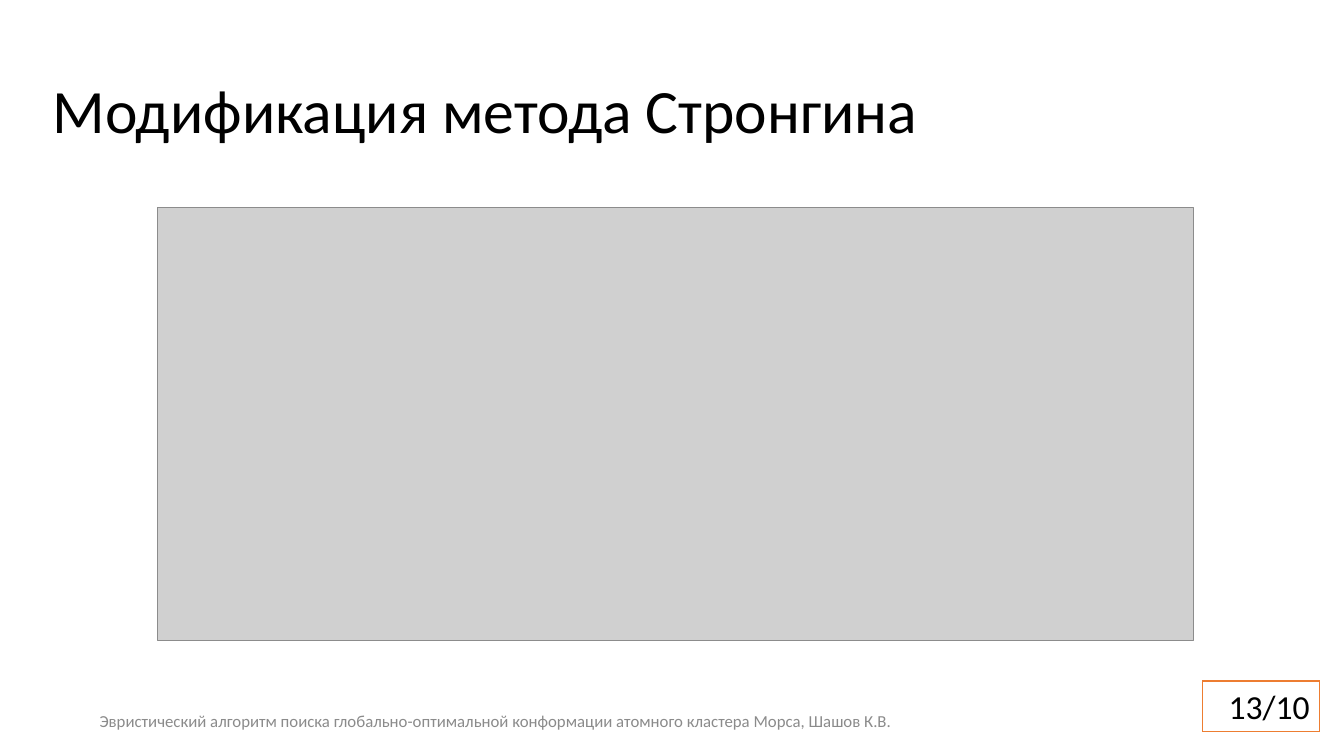
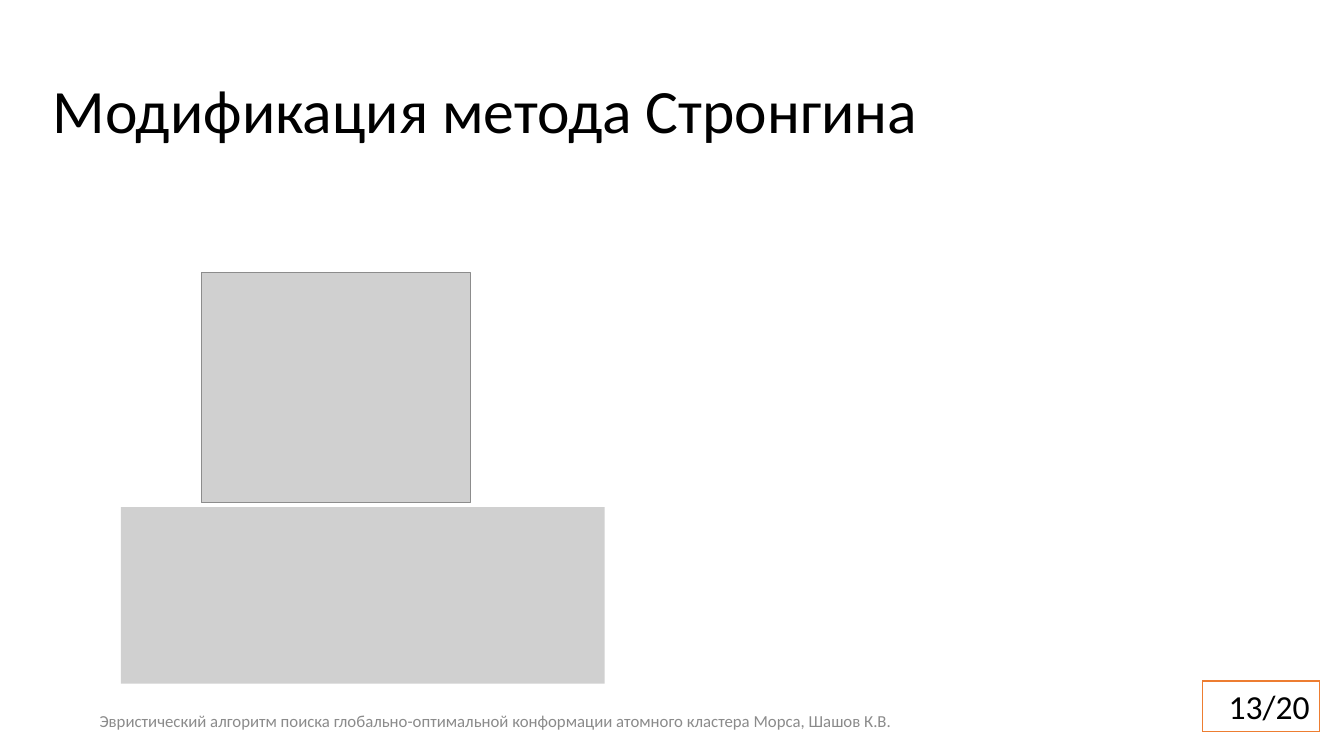
Before and after one commit to kshashov/morse-cluster, a slide deck: slide 13 of docs/6224М Шашов.pptx. Drawn at 1344x756 pixels with LibreOffice and Linux fonts; fonts in the diff are those of the drawing; grey boxes stand for pictures. Boxes give left, top, right and bottom in pixels: in the first picture for what was removed or moved away, otherwise in the second. Text is boxed around its words. In the diff, an @@ line names an element or a change of style, - is before the commit and + after.

```diff
--- a/docs/6224М Шашов.pptx
+++ b/docs/6224М Шашов.pptx
@@ picture removed at <box>157,208,1193,640</box> @@
@@ picture added at <box>202,273,471,503</box> @@
@@ picture added at <box>121,507,605,684</box> @@
@@ page number at <box>1229,695,1310,721</box>: text changed @@
-13/10
+13/20
```
Also in this commit, not shown: 10 other slides changed, 1 slide removed, 3 other files.
